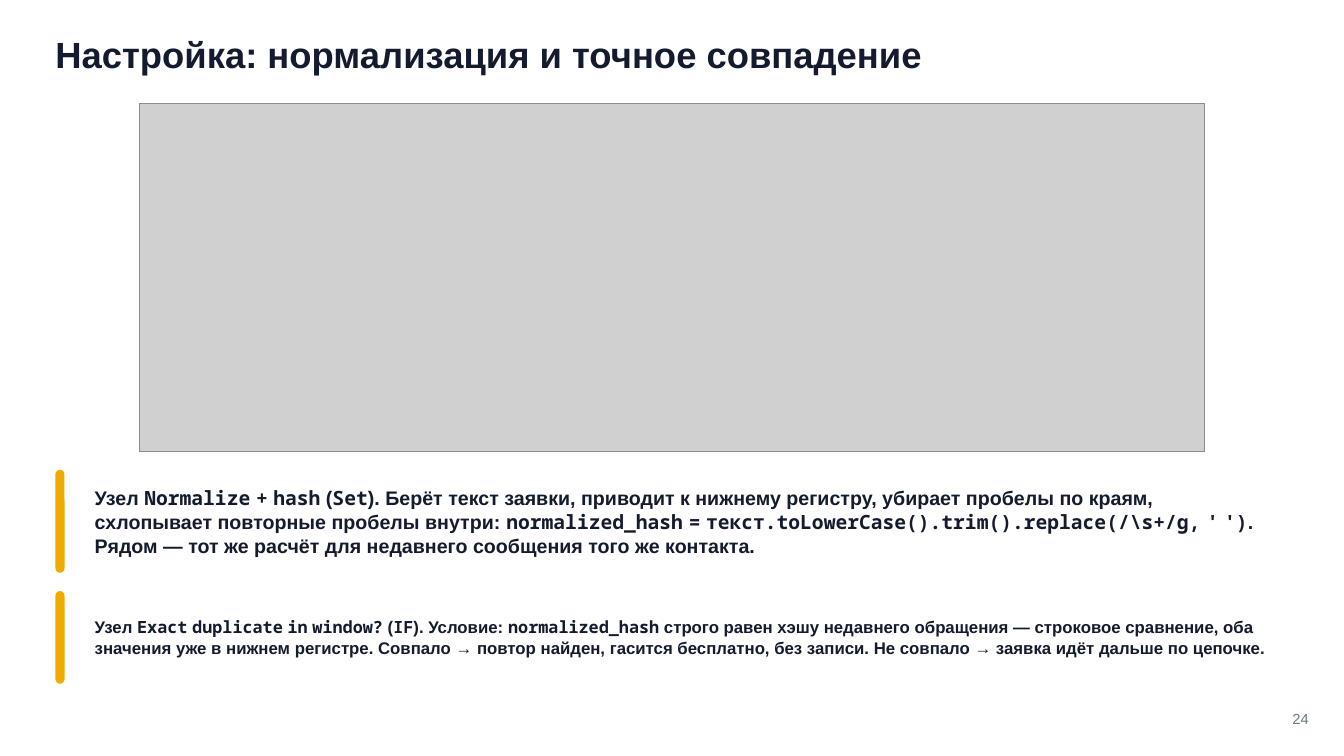
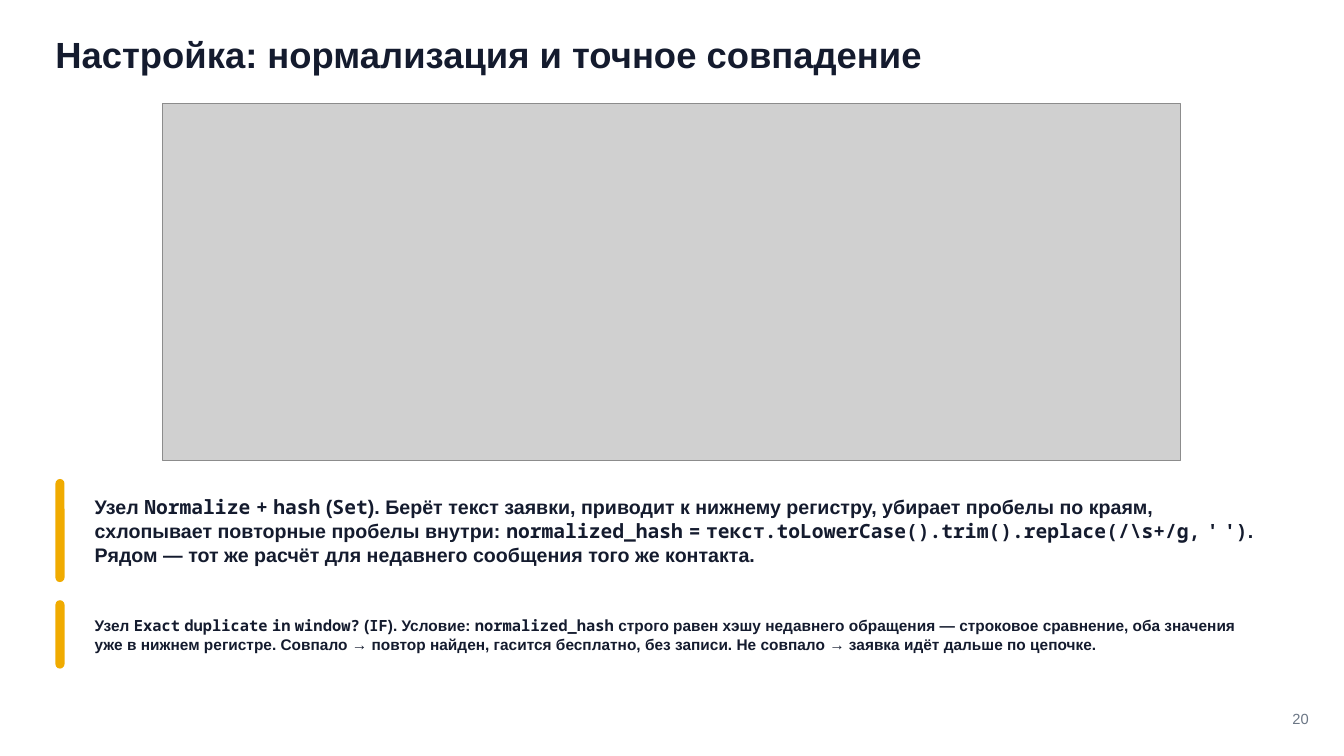
Before and after one commit to tellina-study/AI-usage-lessons, a slide deck: slide 20 of library/seminars/sem-08/rendered/sem-08.pptx (slide 24 before the commit). Drawn at 1344x756 pixels with LibreOffice and Linux fonts; fonts in the diff are those of the drawing; grey boxes stand for pictures. Boxes give left, top, right and bottom in pixels: in the first picture for what was removed or moved away, otherwise in the second. Text is boxed around its words. In the diff, an @@ line names an element or a change of style, - is before the commit and + after.

```diff
--- a/library/seminars/sem-08/rendered/sem-08.pptx
+++ b/library/seminars/sem-08/rendered/sem-08.pptx
@@ picture: place and size @@
-picture at [139, 104, 1204, 452]
+picture at [163, 104, 1182, 461]
@@ rounded rectangle: place and size @@
-rounded rectangle at [55, 470, 65, 573]
+rounded rectangle at [55, 479, 65, 582]
@@ text "Узел Normalize + hash (Set). ...": place and size @@
-text "Узел Normalize + hash (Set). ..." at [95, 490, 1200, 557]
+text "Узел Normalize + hash (Set). ..." at [95, 499, 1200, 566]
@@ rounded rectangle: place and size @@
-rounded rectangle at [55, 591, 65, 684]
+rounded rectangle at [55, 600, 65, 668]
@@ text "Узел Exact duplicate in window? ..." at [95, 619, 1235, 654]: size 12 to 11 pt; line spacing 14.9pt to 13.6pt @@
@@ text at [1292, 714, 1308, 724]: text changed @@
-24
+20
```
Also in this commit, not shown: 46 other slides changed, 10 slides added, 14 slides removed, 41 other files.
